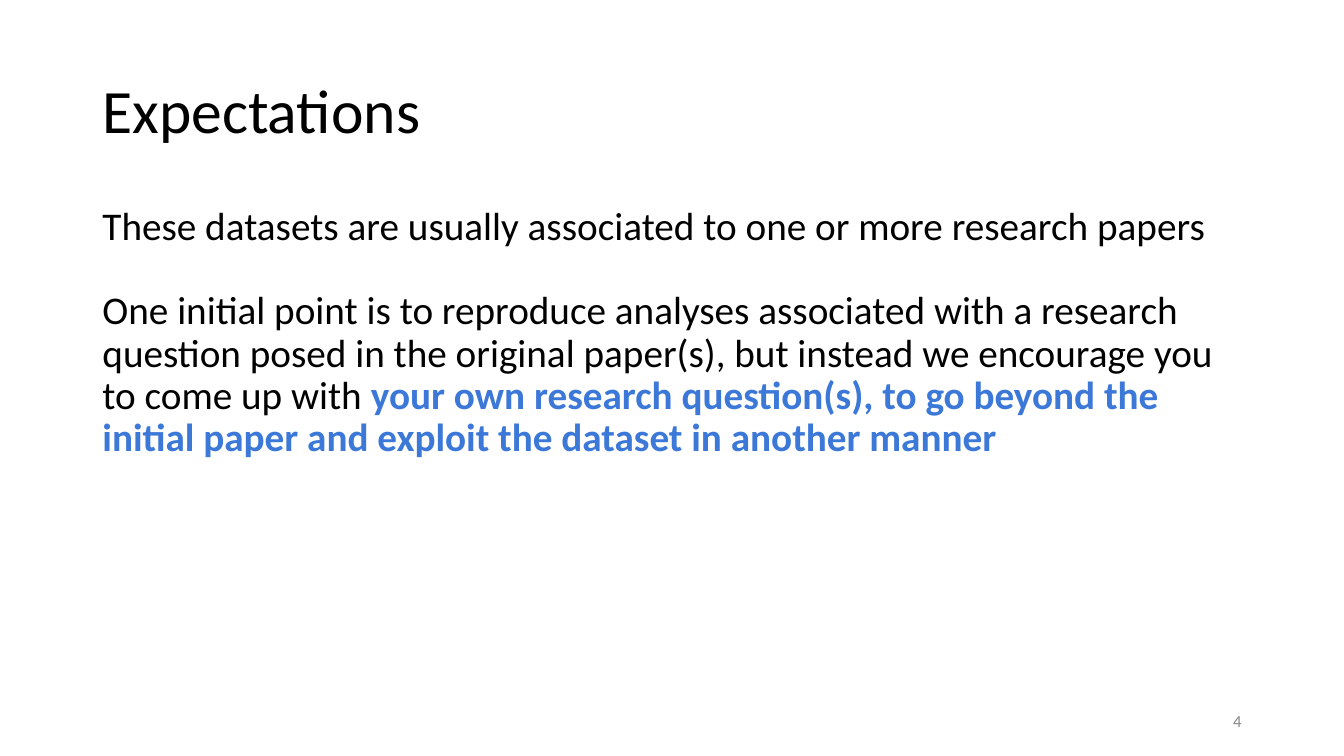
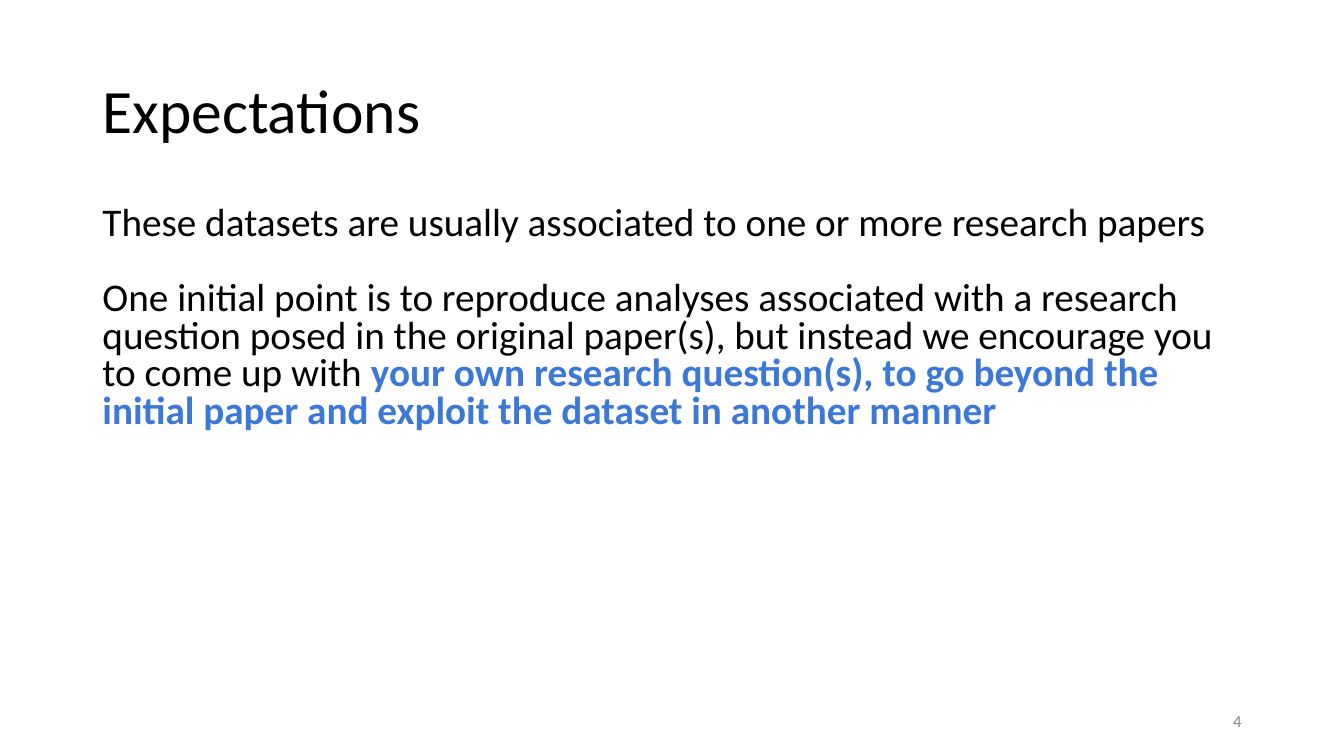
Before and after one commit to bambschool/BAMB2023, a slide deck: slide 4 of slides_lectures/BAMB! 2023 Project work kick-off.pptx. Drawn at 1344x756 pixels with LibreOffice and Linux fonts; fonts in the diff are those of the drawing. Boxes give left, top, right and bottom in pixels: in the first picture for what was removed or moved away, otherwise in the second. Text is boxed around its words. In the diff, an @@ line names an element or a change of style, - is before the commit and + after.

```diff
--- a/slides_lectures/BAMB! 2023 Project work kick-off.pptx
+++ b/slides_lectures/BAMB! 2023 Project work kick-off.pptx
@@ text "These datasets are usually associated ..." at box(102, 208, 1213, 430): line spacing 0.9 to 0.8 @@
```
Also in this commit, not shown: 9 other slides changed, 1 slide added.
